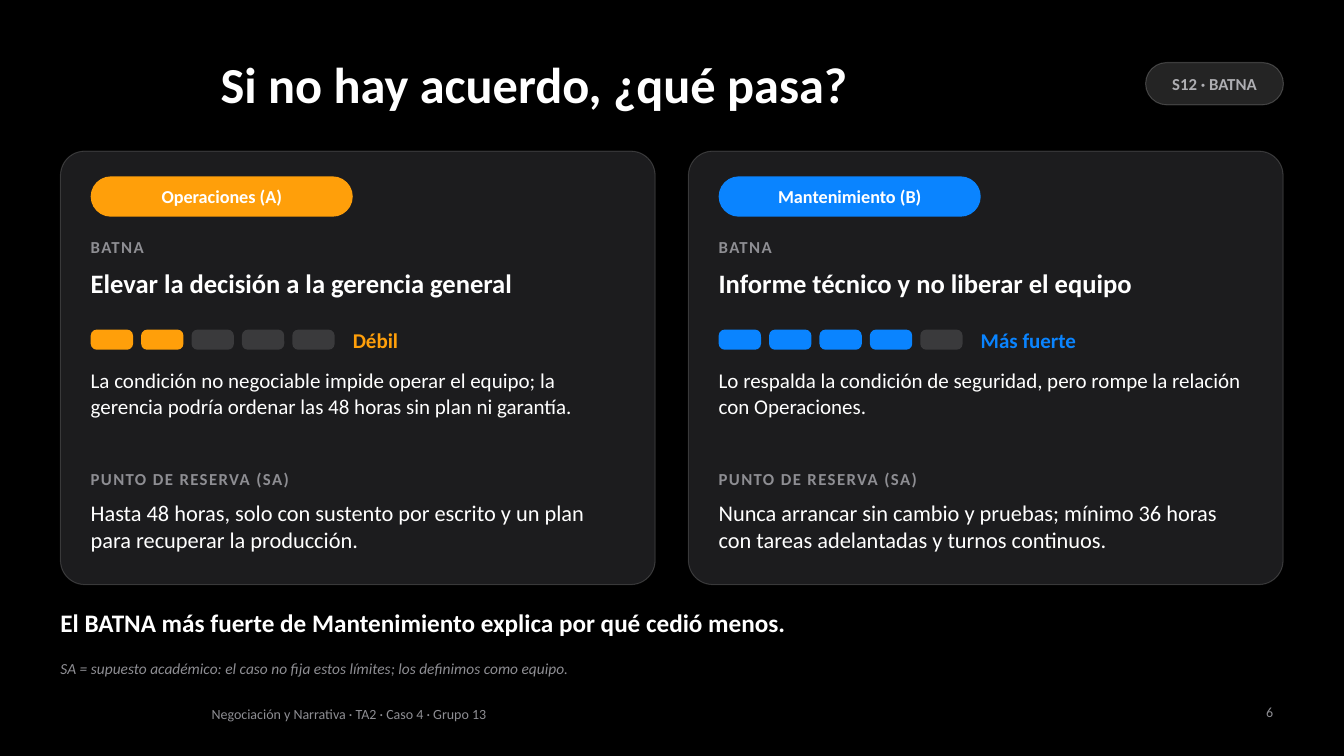
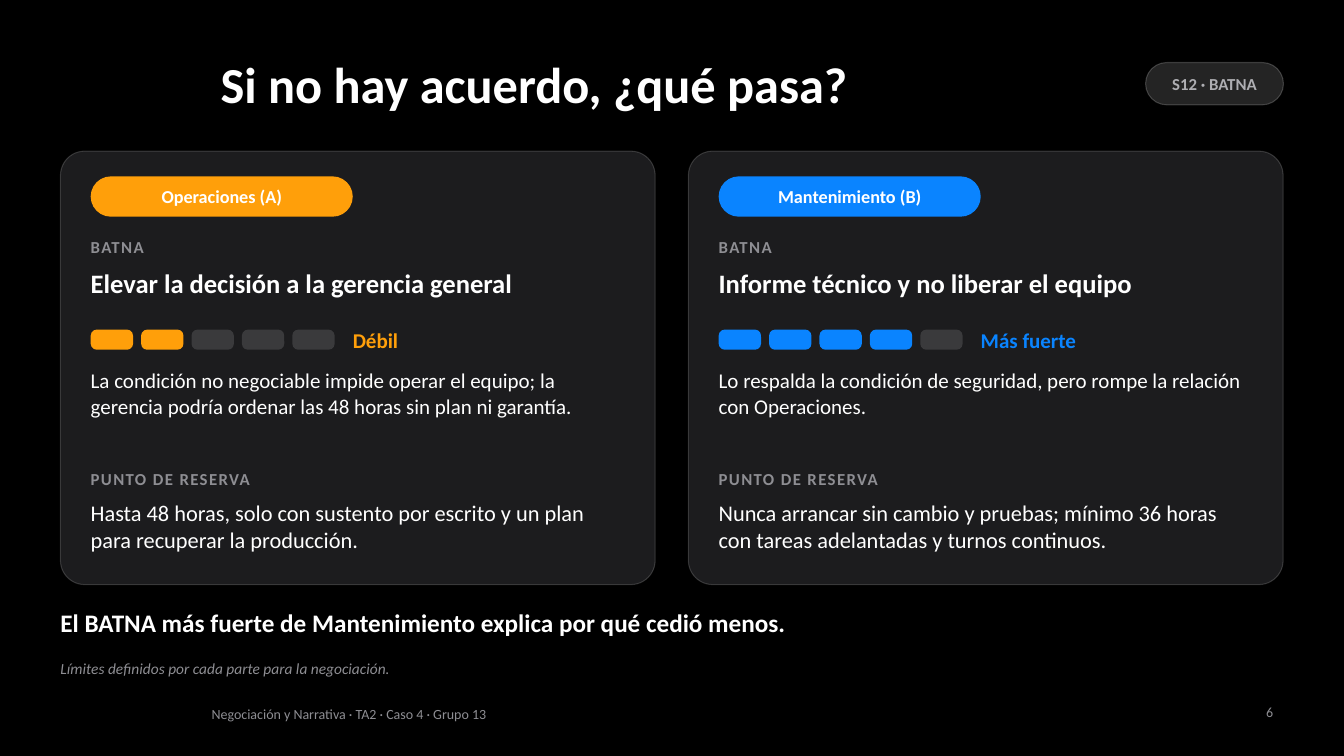
Before and after one commit to AnnthoQ/nnta2, a slide deck: slide 6 of respaldo/TA2_Caso4_respaldo.pptx. Drawn at 1344x756 pixels with LibreOffice and Linux fonts; fonts in the diff are those of the drawing; background and template pictures are left out. Boxes give left, top, right and bottom in pixels: in the first picture for what was removed or moved away, otherwise in the second. Text is boxed around its words. In the diff, an @@ line names an element or a change of style, - is before the commit and + after.

```diff
--- a/respaldo/TA2_Caso4_respaldo.pptx
+++ b/respaldo/TA2_Caso4_respaldo.pptx
@@ text at [91,474,250,485]: text changed @@
-PUNTO DE RESERVA (SA)
+PUNTO DE RESERVA
@@ text at [719,474,877,485]: text changed @@
-PUNTO DE RESERVA (SA)
+PUNTO DE RESERVA
@@ text at [60,663,390,677]: text changed @@
-SA = supuesto académico: el caso no fija estos límites; los definimos como equipo.
+Límites definidos por cada parte para la negociación.
```
Also in this commit, not shown: 4 other slides changed, 1 other file.
